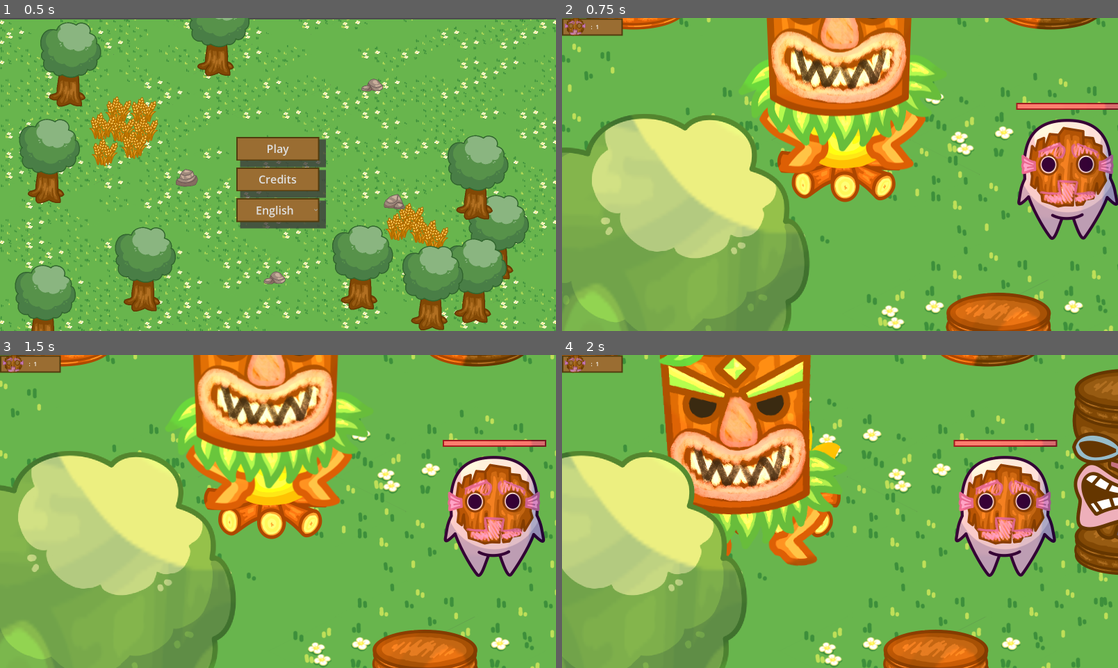
Above: before the commit, frames 1-4 (two rows, left to right).
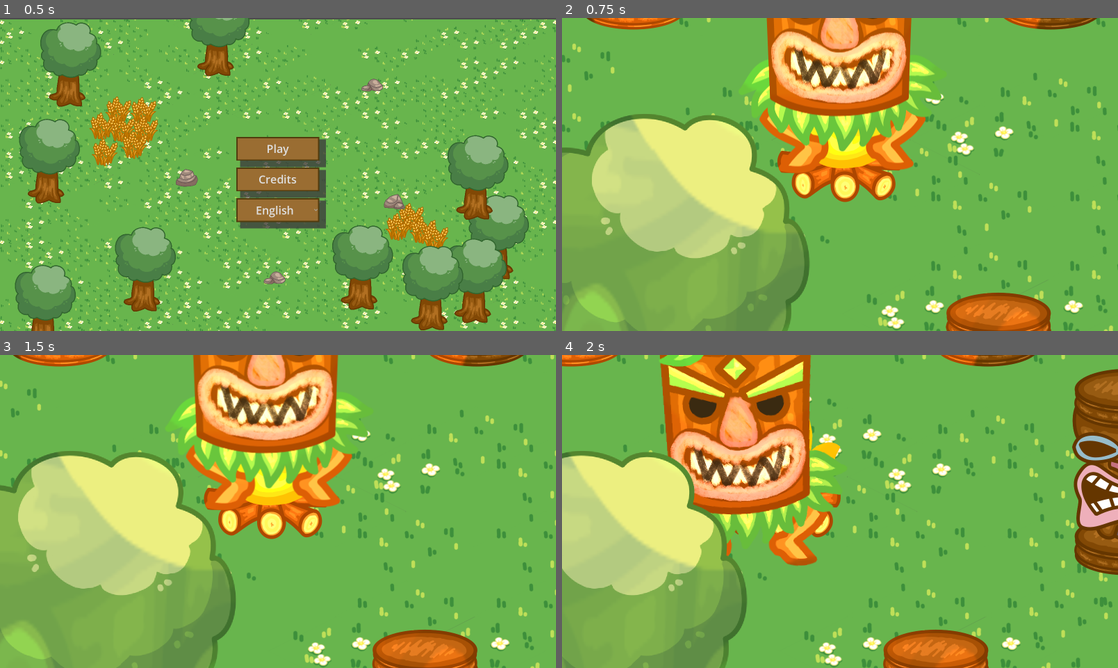
Above: after the commit, the same moments.

Repository: Kayno0o/gwj-86-godot
Game: Godot game, scene res://stages/main_menu/main_menu.tscn
The game is run twice, just before and just after one commit, with the same random seed, the same clock (stepped at 60 frames per second) and the same inputs.
Inputs (mouse positions are in pixels of both pictures, inside the frame that each line leads up to):
- Up to frame 1 (0.5 s): no input
- Up to frame 2 (0.75 s): click "Play" at 0.5 s
- Up to frame 3 (1.5 s): tap Enter at 1.25 s; move the mouse to (278, 508) at 1.27 s; hold Right (go right) from 1.28 s (still down); tap K at 1.35 s; click (278, 508) at 1.42 s
- Up to frame 4 (2 s): keep holding Right (go right)

Frame 1 is identical in both runs. In frame 2, 6.1% of the frame differs, in the area x 0-100%, y 0-71%; in frame 3, 6.2%; in frame 4, 6.2%, in the area x 0-90%, y 0-71%.

Commit message:
feat: remove default transporter

Diff:
--- a/stages/game/game.tscn
+++ b/stages/game/game.tscn
@@ -1,8 +1,7 @@
-[gd_scene load_steps=12 format=3 uid="uid://b5gxjdr52th8t"]
+[gd_scene load_steps=11 format=3 uid="uid://b5gxjdr52th8t"]
 
 [ext_resource type="Script" uid="uid://cox74b6gr6uvl" path="res://stages/game/game.gd" id="1_7h61r"]
 [ext_resource type="PackedScene" uid="uid://cps5jjnch8vi4" path="res://props/totem/totem.tscn" id="6_rsoik"]
-[ext_resource type="PackedScene" uid="uid://chlm7ig6hfol0" path="res://entities/mask/mask_white/mask_white.tscn" id="9_51ysb"]
 [ext_resource type="PackedScene" uid="uid://cwy0xgki0ltex" path="res://stages/gamemaster/gamemaster.tscn" id="11_51ysb"]
 [ext_resource type="PackedScene" uid="uid://nvsgrq2s67sj" path="res://props/resource/rock/rock.tscn" id="12_js6n3"]
 [ext_resource type="PackedScene" uid="uid://dnp5j6tutmm3o" path="res://props/resource/tree/tree.tscn" id="13_oq21h"]
@@ -89,9 +88,6 @@
 
 [node name="Hero" parent="game" instance=ExtResource("14_ourju")]
 
-[node name="Mask White" parent="game" instance=ExtResource("9_51ysb")]
-position = Vector2(656, 189)
-
 [node name="Camera2D" type="Camera2D" parent="."]
 scale = Vector2(1e-05, 1e-05)
 position_smoothing_enabled = true
